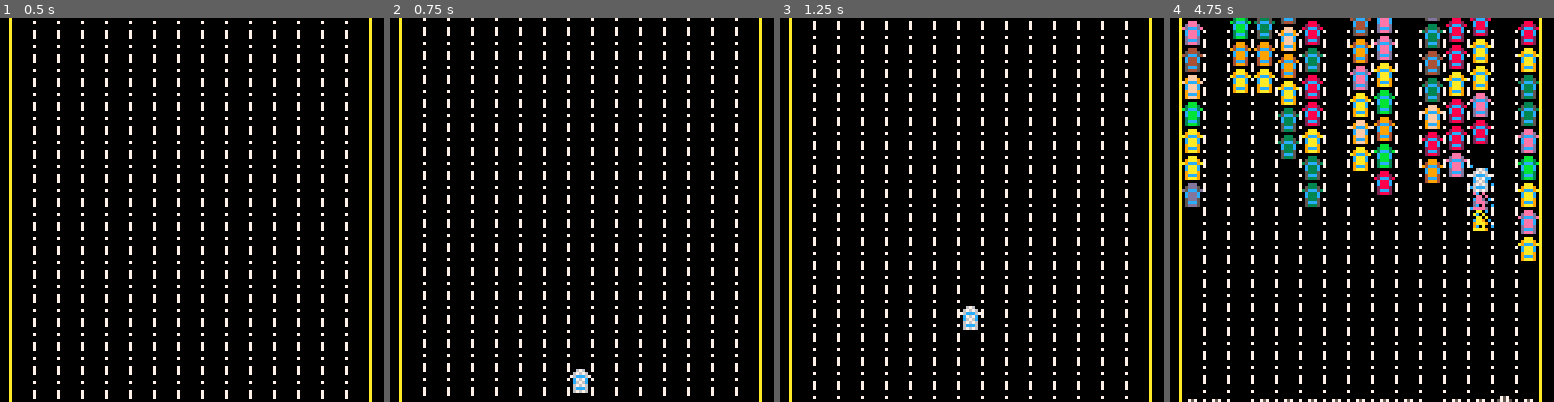
Above: before the commit, frames 1-4 (left to right).
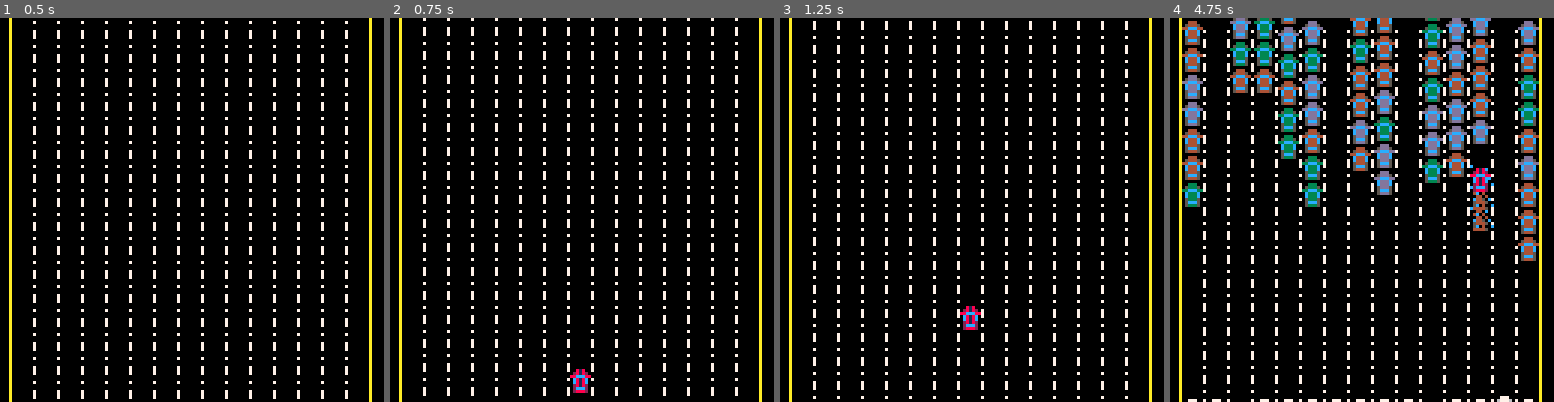
Above: after the commit, the same moments.

Repository: jcwilk/traffic_world
Game: PICO-8 cartridge traffic_world.p8
Two runs of this game, one before a commit and one after it. Both use one fixed random seed, a clock stepped at 60 frames per second and the inputs below.
Inputs:
- Up to frame 1 (0.5 s): tap X (X key) at 0.33 s
- Up to frame 2 (0.75 s): tap O (Z key) at 0.7 s
- Up to frame 3 (1.25 s): tap X (X key) at 1.07 s
- Up to frame 4 (4.75 s): hold Right 1.6-2.1 s; tap O (Z key) every 0.4 s from 1.7 to 4.5 s; tap X (X key) at 1.85, 2.97, 4.08 s; hold Right 2.47-3.03 s; hold Left 3.08-3.58 s; hold Right 4.02-4.68 s

Frame 1 is identical in both runs. In frame 2, 0.2% of the frame differs, in the area x 46-53%, y 91-98%; in frame 3, 0.2%; in frame 4, 9.9%, in the area x 3-97%, y 0-100%.

Commit message:
Make colors much easier to read

Diff:
--- a/main.lua
+++ b/main.lua
@@ -20,6 +20,8 @@
   player_car = make_car()
   player_car.is_player = true
   player_car.sprite_id = 7
+  player_car.primary_color = 8
+  player_car.secondary_color = 2
   player_lane=8
 
   lanes[player_lane].joiners.make(make_joiner(player_car,550))
@@ -46,8 +48,8 @@
 
   end
 
-  local primary_colors = {3,4,8,9,10,11,13,14,15}
-  local secondary_colors = {5,5,2,4,9,3,5,13,9}
+  local primary_colors = {3,4,13}
+  local secondary_colors = {5,5,5}
 
   return function()
     local color_index = ceil(rnd(#primary_colors))
--- a/police.lua
+++ b/police.lua
@@ -54,7 +54,7 @@
           local swp = c.color_map[2]
           c.color_map[2] = c.color_map[3]
           c.color_map[3] = swp
-          c.delay = 15
+          c.delay = 10
         end
         c.delay-=1
       end
--- a/traffic_world.p8
+++ b/traffic_world.p8
@@ -348,7 +348,7 @@
      local swp = c.color_map[2]
      c.color_map[2] = c.color_map[3]
      c.color_map[3] = swp
-     c.delay = 15
+     c.delay = 10
     end
     c.delay-=1
    end
@@ -405,6 +405,8 @@
  player_car = make_car()
  player_car.is_player = true
  player_car.sprite_id = 7
+ player_car.primary_color = 8
+ player_car.secondary_color = 2
  player_lane=8
 
  lanes[player_lane].joiners.make(make_joiner(player_car,550))
@@ -431,8 +433,8 @@
 
  end
 
- local primary_colors = {3,4,8,9,10,11,13,14,15}
- local secondary_colors = {5,5,2,4,9,3,5,13,9}
+ local primary_colors = {3,4,13}
+ local secondary_colors = {5,5,5}
 
  return function()
   local color_index = ceil(rnd(#primary_colors))
@@ -662,14 +664,14 @@
 end
 -- end ext
 __gfx__
-0000000000888800000008888880000000000000000000000088800000676000c000000000757000000000000000000000000000000000000000000000000000
-00000000c888888c0c828888888828c00000000000000000098889000676760000880c0005757500000000000000000000000000000000000000000000000000
-007007000c8888c00028888888888200000000000000000789ccc98076ccc67008c0800075ccc570000000000000000000000000000000000000000000000000
-000770000c8888c002c8888888888c2000888800000000000c888c000c767c000088080022273330000000000000000000000000000000000000000000000000
-0007700008cccc8002c8888888888c2008888880000000000c888c000c676c000c8890c022273330000000000000000000000000000000000000000000000000
-0070070008cccc8002c8888888888c20088888800000000709888900067676000988890005757500000000000000000000000000000000000000000000000000
-000000000887788002c8888888888c20088888800000000709ccc90006ccc60009c0800c05ccc500000000000000000000000000000000000000000000000000
-00000000050000500288cccccccc882088cccc880000000709888900067676000888890005757500000000000000000000000000000000000000000000000000
+0000000000888800000008888880000000000000000000000088800000818000c000000000777000000000000000000000000000000000000000000000000000
+00000000c888888c0c828888888828c00000000000000000098889000981890000880c0006777600000000000000000000000000000000000000000000000000
+007007000c8888c00028888888888200000000000000000788ccc88088ccc88008c0800067ccc760000000000000000000000000000000000000000000000000
+000770000c8888c002c8888888888c2000888800000000000c888c000c818c000088080002273300000000000000000000000000000000000000000000000000
+0007700008cccc8002c8888888888c2008888880000000000c888c000c818c000c8890c022273330000000000000000000000000000000000000000000000000
+0070070008cccc8002c8888888888c2008888880000000070988890009818900098889000c777c00000000000000000000000000000000000000000000000000
+000000000887788002c8888888888c20088888800000000709ccc90009ccc90009c0800c05ccc500000000000000000000000000000000000000000000000000
+00000000050000500288cccccccc882088cccc880000000709888900098889000888890005777500000000000000000000000000000000000000000000000000
 0000000000888800088cccccccccc8800c8888c00000000000000000000000000000000000000000000000000000000000000000000000000000000000000000
 0000000000888800088cccccccccc8800c8888c00000000000000000000000000000000000000000000000000000000000000000000000000000000000000000
 00000000088cc8800888cccccccc88800c8888c00000000000000000000000000000000000000000000000000000000000000000000000000000000000000000
